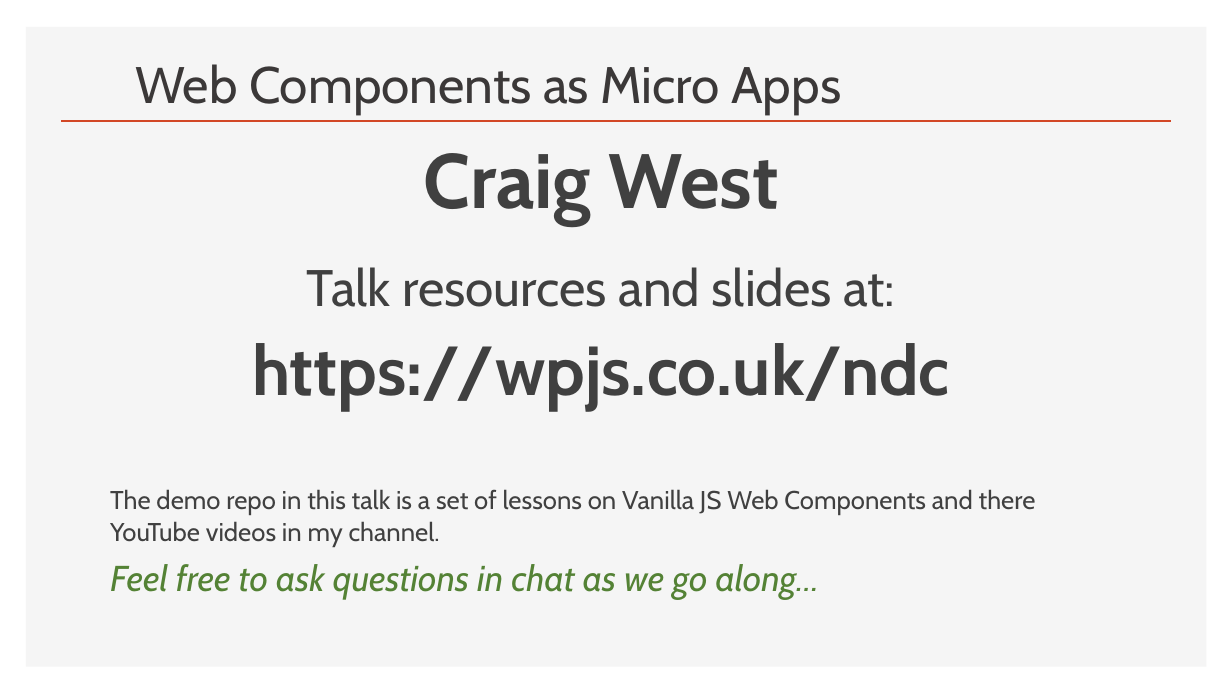
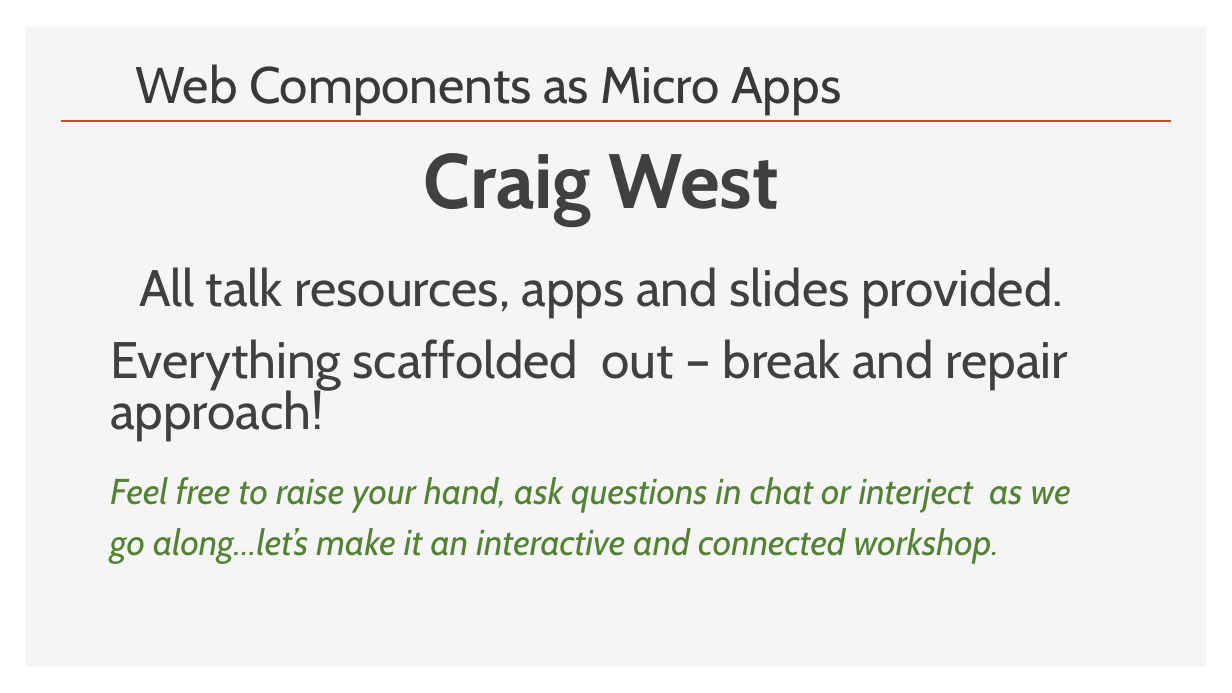
Before and after one commit to Python-Test-Engineer/web-components-v1, a slide deck: slide 1 of SLIDES/ndc-web-components.pptx. Drawn at 1232x693 pixels with LibreOffice and Linux fonts; fonts in the diff are those of the drawing. Boxes give left, top, right and bottom in pixels: in the first picture for what was removed or moved away, otherwise in the second. Text is boxed around its words. In the diff, an @@ line names an element or a change of style, - is before the commit and + after.

Commit message:
workshop

```diff
--- a/SLIDES/ndc-web-components.pptx
+++ b/SLIDES/ndc-web-components.pptx
@@ text at <box>110,267,1071,564</box>: text changed; size 20 to 28 pt; text colour #404040 to #548235; italic on @@
-  Talk resources and slides at:
-  https://wpjs.co.uk/ndc
-  The demo repo in this talk is a set of lessons on Vanilla JS Web Components and there YouTube videos in my channel.
-  Feel free to ask questions in chat as we go along…
+  All talk resources, apps and slides provided.
+  Everything scaffolded out – break and repair approach!
+  Feel free to raise your hand, ask questions in chat or interject as we go along…let’s make it an interactive and connected workshop.
```
Also in this commit, not shown: 1 other slide changed.
